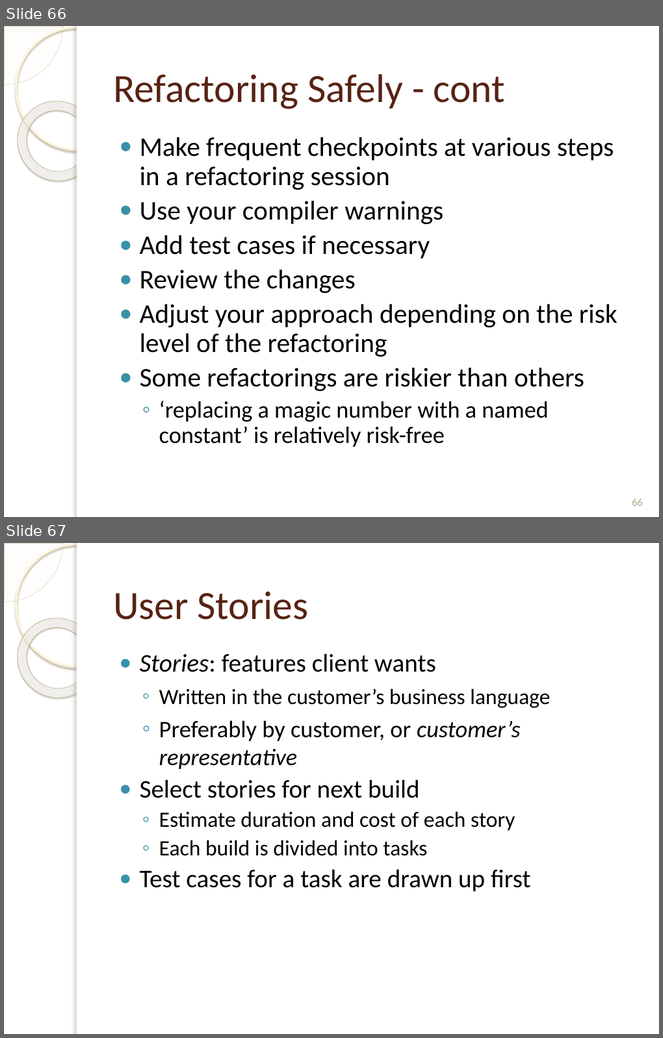
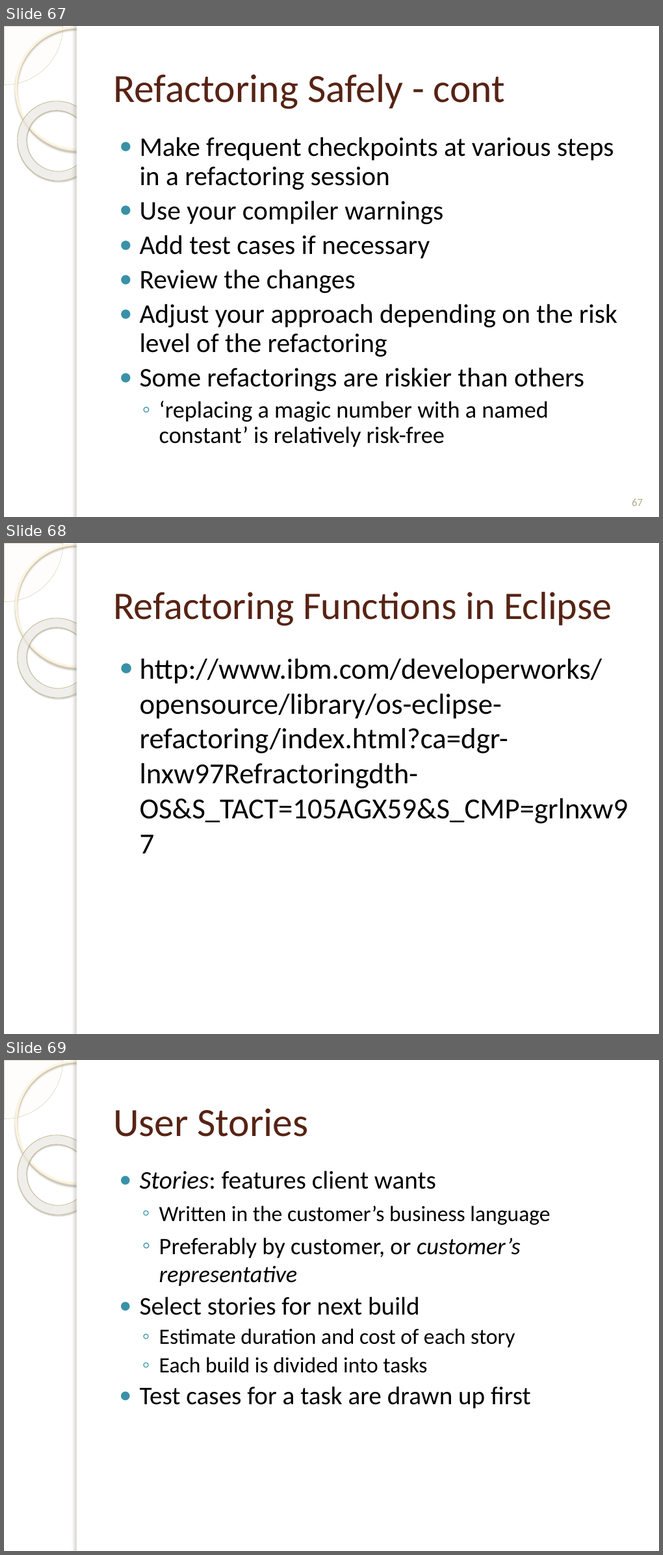
Before and after one commit to f1lm/MS-2014-Boise-State-University, a slide deck: Software Engineering/Class Lecture Powerpoints/Ch2-AgileDevelopment.pptx. Shown one above the other, each under a label of ours: slides 66 and 67 before the commit, slides 67, 68 and 69 after it. The pictures are 663x1038 and 663x1555 pixels, drawn with LibreOffice and Linux fonts; fonts in the diff are those of the drawing; background and template pictures are left out. Boxes give left, top, right and bottom in pixels: in the first picture for what was removed or moved away, otherwise in the second. Text is boxed around its words. In the diff, an @@ line names an element or a change of style, - is before the commit and + after.

```diff
--- a/Software Engineering/Class Lecture Powerpoints/Ch2-AgileDevelopment.pptx
+++ b/Software Engineering/Class Lecture Powerpoints/Ch2-AgileDevelopment.pptx
@@ slide 68 added at (4,543,659,1034), background picture (left out); not listed: 5 template elements that a slide beside it also shows @@
@@ title added at (113,592,612,626), 43 pt, text #572314 @@
+Refactoring Functions in Eclipse
@@ text added at (140,659,629,824), 32 pt, text #000000 @@
+● http://www.ibm.com/developerworks/opensource/library/os-eclipse-refactoring/index.html?ca=dgr-lnxw97Refractoringdth-OS&S_TACT=105AGX59&S_CMP=grlnxw97
@@ what was slide 66 is now slide 67 @@
@@ page number at (632,499,643,506): text changed @@
-66
+67
@@ what was slide 67 is now slide 69 @@
```
Also in this commit, not shown: 1 slide changed, 1 other slide added, 1 other file.
